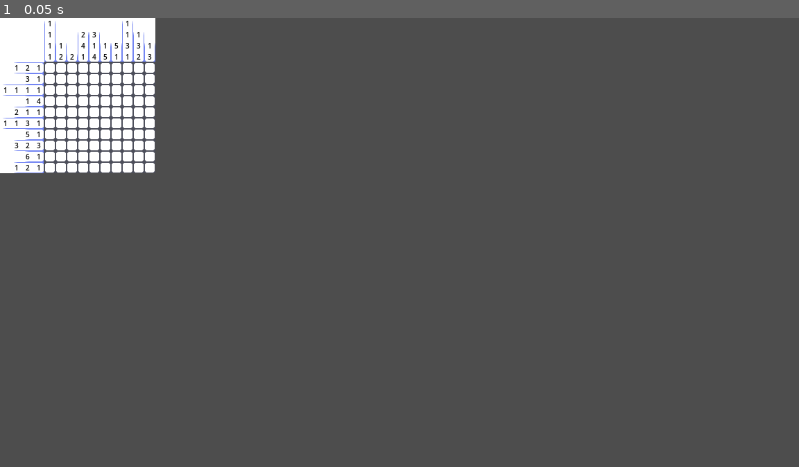
Above: before the commit, frame 1.
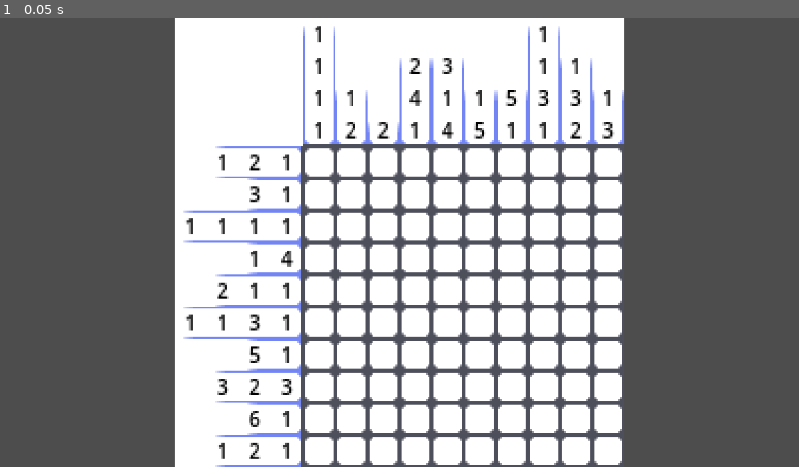
Above: after the commit, the same moment.

Repository: madibye/untitled-nonogram-game
Game: Godot game, scene res://scene/board.tscn
The game is run twice, just before and just after one commit, with the same random seed, the same clock (stepped at 60 frames per second) and the same inputs.
Inputs:
- Up to frame 1 (0.05 s): no input

The runs differ from the first frame. In frame 1, 56% of the frame differs, in the area x 0-79%, y 0-100%.

Commit message:
board: add some resolution scaling!!!

Diff:
--- a/project.godot
+++ b/project.godot
@@ -17,5 +17,4 @@
 
 [rendering]
 
-renderer/rendering_method="gl_compatibility"
 renderer/rendering_method.mobile="gl_compatibility"
--- a/scene/board.tscn
+++ b/scene/board.tscn
@@ -5,19 +5,28 @@
 
 [node name="Board" type="Control"]
 layout_mode = 3
-anchors_preset = 15
-anchor_right = 1.0
-anchor_bottom = 1.0
+anchors_preset = 8
+anchor_left = 0.5
+anchor_top = 0.5
+anchor_right = 0.5
+anchor_bottom = 0.5
 grow_horizontal = 2
 grow_vertical = 2
 script = ExtResource("1_8xjcm")
 
-[node name="Grid" parent="." instance=ExtResource("2_du2q3")]
-layout_mode = 0
-anchors_preset = 0
-anchor_left = 0.0
-anchor_top = 0.0
-anchor_right = 0.0
-anchor_bottom = 0.0
-grow_horizontal = 1
-grow_vertical = 1
+[node name="GridMargin" type="AspectRatioContainer" parent="."]
+layout_mode = 1
+anchors_preset = 8
+anchor_left = 0.5
+anchor_top = 0.5
+anchor_right = 0.5
+anchor_bottom = 0.5
+offset_left = -20.0
+offset_top = -20.0
+offset_right = 20.0
+offset_bottom = 20.0
+grow_horizontal = 2
+grow_vertical = 2
+
+[node name="Grid" parent="GridMargin" instance=ExtResource("2_du2q3")]
+layout_mode = 2
--- a/scene/grid.tscn
+++ b/scene/grid.tscn
@@ -10,10 +10,8 @@
 anchor_bottom = 0.5
 grow_horizontal = 2
 grow_vertical = 2
-size_flags_horizontal = 3
-size_flags_vertical = 3
 theme_override_constants/h_separation = 0
 theme_override_constants/v_separation = 0
 script = ExtResource("1_q18yc")
-rows = 10
-cols = 10
+sq_rows = 10
+sq_cols = 10
--- a/scene/square.tscn
+++ b/scene/square.tscn
@@ -5,6 +5,7 @@
 
 [node name="Square" type="TextureButton"]
 texture_filter = 1
+texture_repeat = 2
 custom_minimum_size = Vector2(16, 16)
 anchors_preset = 8
 anchor_left = 0.5
--- a/script/board/board.gd
+++ b/script/board/board.gd
@@ -1,4 +1,19 @@
 class_name Board
 extends Control
 
-@onready var grid: Grid = $Grid
+signal size_changed
+
+var prev_size: Vector2
+@onready var grid: Grid = $GridMargin/Grid
+
+func _ready():
+	size_changed.connect(_on_size_changed)
+
+func _process(delta):
+	if prev_size != get_viewport_rect().size:
+		size_changed.emit(get_viewport_rect().size)
+		prev_size = get_viewport_rect().size
+
+func _on_size_changed(size: Vector2):
+	var ratio = size / grid.get_rect().size
+	grid.scale = grid.scale * Vector2([ratio.x, ratio.y].min(), [ratio.x, ratio.y].min())
--- a/script/board/grid.gd
+++ b/script/board/grid.gd
@@ -4,28 +4,31 @@
 const SquareState = Square.SquareState
 
 @onready var squares: Array[Square] = []
-@export var rows: int
-@export var cols: int
+@export var sq_rows: int
+@export var sq_cols: int
 @onready var row_numbers = []
 @onready var col_numbers = []
+@onready var rows: int
 
 func _ready():
 	populate_squares()
+	await get_tree().process_frame
+	pivot_offset = get_rect().size / 2
 
-func populate_squares(r = rows, c = cols):
+func populate_squares(r = sq_rows, c = sq_cols):
 	set_grid_size(r, c)
-	while squares.size() < (rows*cols):
+	while squares.size() < (sq_rows*sq_cols):
 		squares.append(make_square())
 
-	row_numbers = range(rows).map(generate_row_numbers.bind('y'))
-	col_numbers = range(cols).map(generate_row_numbers)
+	row_numbers = range(sq_rows).map(generate_row_numbers.bind('y'))
+	col_numbers = range(sq_cols).map(generate_row_numbers)
 	var max_rn = row_numbers.map(func(rn): return rn.size()).max()
 	var max_cn = col_numbers.map(func(rn): return rn.size()).max()
-	var adjusted_rows = rows + max_cn
+	rows = sq_rows + max_cn
 	set_columns(columns + max_rn)
 
-	for i in range(adjusted_rows * columns):
-		var pos = Vector2((i % columns) - max_rn, floor(i / (columns)) - max_cn)
+	for i in range(rows * columns):
+		var pos = Vector2((i % columns) - max_rn, floor(float(i) / float(columns)) - max_cn)
 		var sq = preload("res://scene/square.tscn").instantiate() as Square
 		sq.set_sq_state(SquareState.BLANK)
 		sq.set_pos(pos.x, pos.y)
@@ -39,12 +42,12 @@
 
 func make_square() -> Square:
 	var sq = preload("res://scene/square.tscn").instantiate() as Square
-	sq.set_pos(squares.size() % cols, floor(squares.size() / cols))
+	sq.set_pos(squares.size() % sq_cols, floor(float(squares.size()) / float(sq_cols)))
 	return sq
 
 func set_grid_size(r, c) -> void:
-	rows = r
-	cols = c
+	sq_rows = r
+	sq_cols = c
 	set_columns(c)
 
 func generate_row_numbers(row, pos_identifier: String = 'x') -> Array:
